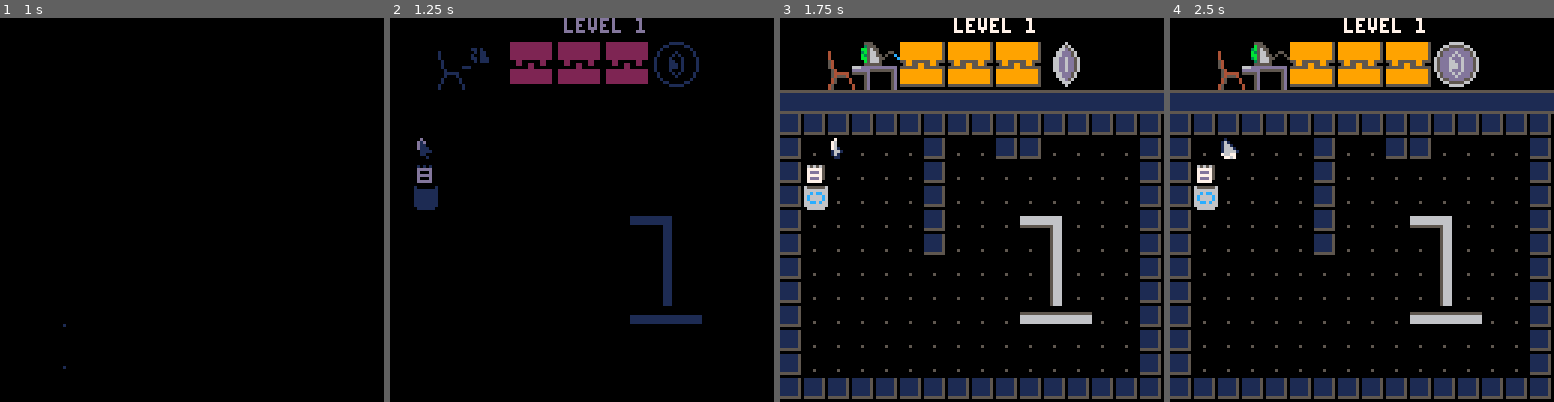
Above: before the commit, frames 1-4 (left to right).
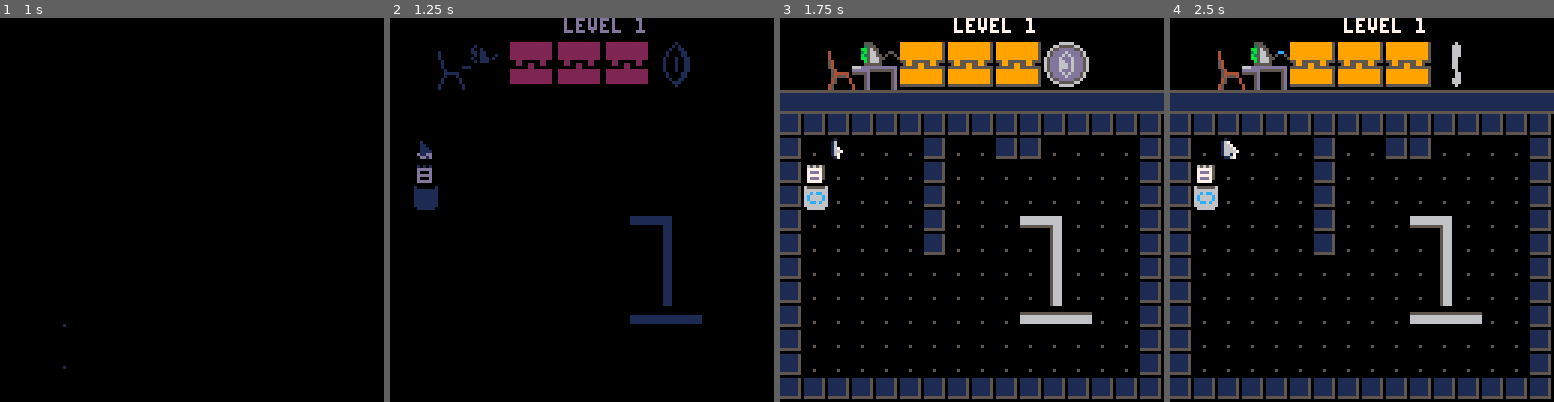
Above: after the commit, the same moments.

Repository: jacobneal65/sokovirus-pico8
Game: PICO-8 cartridge mysoko.p8
The game is run twice, just before and just after one commit, with the same random seed, the same clock (stepped at 60 frames per second) and the same inputs.
Inputs:
- Up to frame 1 (1 s): tap X (X key) at 0.33 s; tap O (Z key) at 0.7 s
- Up to frame 2 (1.25 s): tap X (X key) at 1.07 s
- Up to frame 3 (1.75 s): hold Right from 1.6 s (still down); tap O (Z key) at 1.7 s
- Up to frame 4 (2.5 s): tap X (X key) at 1.85 s; release Right at 2.1 s; tap O (Z key) at 2.1 s; hold Up 2.15-2.42 s; hold Right from 2.47 s (still down)

Frame 1 is identical in both runs. In frame 2, 0.7% of the frame differs, in the area x 7-81%, y 6-37%; in frame 3, 1.0%; in frame 4, 1.1%, in the area x 13-81%, y 6-37%.

Commit message:
fixed getframe method

Diff:
--- a/mysoko.p8
+++ b/mysoko.p8
@@ -140,7 +140,7 @@
 
 function draw_bas_ani()
 	for a in all(anims) do
-		fm=getframe(a.ani)
+		fm=getframe(a.ani,a.spd)
 		drawspr(fm,a.x,a.y,a.flp)
 	end
 end
@@ -185,7 +185,7 @@
 end
 
 function getframe(ani,spd)
-	return ani[flr(t/spd)%ani.ea+1]
+	return ani[flr(t/spd)%#ani+1]
 end
 
 function drawspr(_spr,_x,_y,_flp)
@@ -259,7 +259,7 @@
 		drawbox(b)
 	end
 	--draw player
-	drawspr(getframe(p_ani),p_x*8+p_ox,p_y*8+p_oy,p_flp)
+	drawspr(getframe(p_ani,4),p_x*8+p_ox,p_y*8+p_oy,p_flp)
 	--draw everything else in the game
 	drawgamestuff()
  	--RETURN TRANSPARENCY COLR
@@ -275,10 +275,6 @@
 		print(_t,_x+dirx[8],_y+diry[i],_c2)
 	end
 	print(_t,_x,_y,_c)
-end
-
-function getframe(ani)
-  return ani[flr(t/5)%#ani+1]
 end
 
 function rectfill2(_x,_y,_w,_h,_c)
@@ -692,7 +688,8 @@
 end
 
 function drawcursor()
-	add_ani(9,10,0,4, 8,8*(10+2*(hubsel)), false)
+	--sa,ea,delay,spd
+	add_ani(2,3,3,10, 8,8*(10+2*(hubsel)), false)
 	draw_bas_ani()
 	drawgrids()
 end
@@ -827,168 +824,168 @@
 
 
 __gff__
-0000000000000000000000000000000000000000000000000000000000000000000001000000000000000000000000000000000000000000000000000000000000000000000000000000000000000000000000000000000000000000000000000000000000000000000000000000000000000000000000000000000000000000
+0000000000000000000000000000000001000000000000000000000000000000000000000000000000000000000000000000000000000000000000000000000000000000000000000000000000000000000000000000000000000000000000000000000000000000000000000000000000000000000000000000000000000000
 0000000000000000000000000000000000000000000000000000000000000000000000000000000000000000000000000000000000000000000000000000000000000000000000000000000000000000000000000000000000000000000000000000000000000000000000000000000000000000000000000000000000000000
 __map__
 0000000000000000000000000000000000000000000000000000000000000000000000000000000000000000000000000000000000000000000000000000000000000000000000000000000000000000000000000000000000000000000000000000000000000000000000000000000000000000000000000000000000000000
 0000000000000000000000000000000000000000000000000000000000000000000000000000000000000000000000000000000000000000000000000000000000000000000000000000000000000000000000000000000000000000000000000000000000000000000000000000000000000000000000000000000000000000
 0000000000000000000000000000000000000000000000000000000000000000000000000000000000000000000000000000000000000000000000000000000000000000000000000000000000000000000000000000000000000000000000000000000000000000000000000000000000000000000000000000000000000000
 0000000000000000000000000000000000000000000000000000000000000000000000000000000000000000000000000000000000000000000000000000000000000000000000000000000000000000000000000000000000000000000000000000000000000000000000000000000000000000000000000000000000000000
-1718181818181818181818181818181900222222222222222222222222222222220022222222222222222222222222222222002222222222222222222222222222222200222222222222222222222222222222220022222222222222222222222222222222002222222222222222222222222222222200000000000000000000
-2700000000000000000000000000002900220101010101220101222201010101220022010101010122010122222201010122002201010101012201220101010101012200220101010101220122010101010101220022010101010122010122220101010122002201010101012201012222222222222200000000000000000000
-2700000000000000000000000000002900224201010101220101010101010101220022420101010122010101010101010122002242010101012201010101010101012200224201010101220101010101010101220022420101010122010101010101010122002242010101012201010101010122012200000000000000000000
-2700000000000000000000000000002900225201010101220101010101010101220022520101010122010101010101010122002252010101012201010101010101012200225201010101220101010101010101220022520101010122010101010101010122002252010101012201010101010101012200000000000000000000
-271b1b1b1b1b1b1b1b1b1b1b1b1b1b2900220101010101220101011819010101220022010101010122010101010101010122002201010101012201010101010101012200220101010101220101010101010101220022010101010122010101010101010122002201010101012201010101010101012200000000000000000000
-2700000000000000000000000000002900220101010101220101010129010101220022010101010122010118181801010122002201010101012201181829010101012200220101010101220101270101270101220022010101010122010118181818010122002201010101012201012901010101012200000000000000000000
-2700620000000000000000000000002900220101010101010101010129010101220022010101010101010101012901010122002201010101010101010129010101012200220101010101010101270101270101220022010101010101010127010101010122002201010101010101012701010101012200000000000000000000
-2700000000000000000000000000002900220101010101010101010129010101220022010101010101010118182901010122002201010101010101181829010101012200220101010101010101181818270101220022010101010101010127181818010122002201010101010101012718180101012200000000000000000000
-2700610000000000000000000000002900220101010101010101013838380101220022010101010101010129010101010122002201010101010101010129010101012200220101010101010101010101270101220022010101010101010101010127010122002201010101010101012701290101012200000000000000000000
-2700000000000000000000000000002900220101010101010101010101010101220022010101010101010129181801010122002201010101010101181829010101012200220101010101010101010101270101220022010101010101010101181827010122002201010101010101012738380101012200000000000000000000
-2700600000000000000000000000002900220101010101010101010101010101220022010101010101010101010101010122002201010101010101010101010101012200220101010101010101010101010101220022010101010101010101010101010122002201010101010101010101010101012200000000000000000000
-3738383838383838383838383838383900222222222222222222222222222222220022222222222222222222222222222222002222222222222222222222222222222200222222222222222222222222222222220022222222222222222222222222222222002222222222222222222222222222222200000000000000000000
+1718181818181818181818181818181900101010101010101010101010101010100010101010101010101010101010101010001010101010101010101010101010101000101010101010101010101010101010100010101010101010101010101010101010001010101010101010101010101010101000000000000000000000
+2700000000000000000000000000002900100101010101100101101001010101100010010101010110010110101001010110001001010101011001100101010101011000100101010101100110010101010101100010010101010110010110100101010110001001010101011001011010101010101000000000000000000000
+2700000000000000000000000000002900104201010101100101010101010101100010420101010110010101010101010110001042010101011001010101010101011000104201010101100101010101010101100010420101010110010101010101010110001042010101011001010101010110011000000000000000000000
+2700000000000000000000000000002900105201010101100101010101010101100010520101010110010101010101010110001052010101011001010101010101011000105201010101100101010101010101100010520101010110010101010101010110001052010101011001010101010101011000000000000000000000
+2704040404040404040404040404042900100101010101100101011819010101100010010101010110010101010101010110001001010101011001010101010101011000100101010101100101010101010101100010010101010110010101010101010110001001010101011001010101010101011000000000000000000000
+2700000000000000000000000000002900100101010101100101010129010101100010010101010110010118181801010110001001010101011001181829010101011000100101010101100101270101270101100010010101010110010118181818010110001001010101011001012901010101011000000000000000000000
+2700620000000000000000000000002900100101010101010101010129010101100010010101010101010101012901010110001001010101010101010129010101011000100101010101010101270101270101100010010101010101010127010101010110001001010101010101012701010101011000000000000000000000
+2700000000000000000000000000002900100101010101010101010129010101100010010101010101010118182901010110001001010101010101181829010101011000100101010101010101181818270101100010010101010101010127181818010110001001010101010101012718180101011000000000000000000000
+2700610000000000000000000000002900100101010101010101013838380101100010010101010101010129010101010110001001010101010101010129010101011000100101010101010101010101270101100010010101010101010101010127010110001001010101010101012701290101011000000000000000000000
+2700000000000000000000000000002900100101010101010101010101010101100010010101010101010129181801010110001001010101010101181829010101011000100101010101010101010101270101100010010101010101010101181827010110001001010101010101012738380101011000000000000000000000
+2700600000000000000000000000002900100101010101010101010101010101100010010101010101010101010101010110001001010101010101010101010101011000100101010101010101010101010101100010010101010101010101010101010110001001010101010101010101010101011000000000000000000000
+3738383838383838383838383838383900101010101010101010101010101010100010101010101010101010101010101010001010101010101010101010101010101000101010101010101010101010101010100010101010101010101010101010101010001010101010101010101010101010101000000000000000000000
 0000000000000000000000000000000000000000000000000000000000000000000000000000000000000000000000000000000000000000000000000000000000000000000000000000000000000000000000000000000000000000000000000000000000000000000000000000000000000000000000000000000000000000
 0000000000000000000000000000000000000000000000000000000000000000000000000000000000000000000000000000000000000000000000000000000000000000000000000000000000000000000000000000000000000000000000000000000000000000000000000000000000000000000000000000000000000000
 0000000000000000000000000000000000000000000000000000000000000000000000000000000000000000000000000000000000000000000000000000000000000000000000000000000000000000000000000000000000000000000000000000000000000000000000000000000000000000000000000000000000000000
 0000000000000000000000000000000000000000000000000000000000000000000000000000000000000000000000000000000000000000000000000000000000000000000000000000000000000000000000000000000000000000000000000000000000000000000000000000000000000000000000000000000000000000
-2222222222222222222222222222222200222222222222222222222222222222220022222222222222222222222222222222002222222222222222222222222222222200222222222222222222222222222222220023232323232323232323232323232323001718181818181818181818181818181900000000000000000000
-2201010101012201220101010122012200220101010101220122010101010101220022010101010122010122220101010122002201010101012201010101010101012200220101010101220122010101010101220023010101010123010123230101010123002709000000000000000000000000002900000000000000000000
-2242010101012201222222222222012200224201010101220101010101010101220022420101010122010101010101010122002242010101012201010101010101012200224201010101220101010101010101220023420101010123010101010101010123002700000000000000000000000000002900000000000000000000
-2252010101012201010101010101012200225201010101220101010101010101220022520101010122010101010101010122002252010101012201010101010101012200225201010101220101010101010101220023520101010123010101010101010123002700000000000000000000000000002900000000000000000000
-2201010101012201010101010101012200220101010101220101010101010101220022010101010122010101010101010122002201010101012201010101010101012200220101010101220101010101010101220023010101010123010101010101010123002700000000000000000000000000002900000000000000000000
-2201010101010101010101010101012200220101010101220101018401010101220022010101010122010101010101010122002201010101012201010101010101012200220101010101220101010101010101220023010101010123010101010101010123002700000000000000000000000000002900000000000000000000
-2201010101010101181818190101012200220101010101010101010101010101220022010101010101010101850101010122002201010101018801010101010101012200220101010101010101890101010101220023010101010101018989010101010123002700000000000000000000000000002900000000000000000000
-2201010101010101010101290101012200220101010101010101010101010101220022010101010101010101010101010122002201010101010101010101010101012200220101010101010101010101010101220023010101010101010189010101010123002700000000000000000000000000002900000000000000000000
-2201010101010101010101290101012200220101010101010101010101010101220022010101010101010101010101010122002201010101010101010101010101012200220101010101010101010101010101220023010101010101010189010101010123002700000000000000000000000000002900000000000000000000
-2201010101010101010101290101012200220101010101010101010101010101220022010101010101010101010101010122002201010101010101010101010101012200220101010101010101010101010101220023010101010101010101010101010123002700000000000000000000000000002900000000000000000000
-2201010101010101010101010101012200220101010101010101010101010101220022010101010101010101010101010122002201010101010101010101010101012200220101010101010101010101010101220023010101010101010101010101010123002700000000000000000000000000002900000000000000000000
-2222222222222222222222222222222200222222222222222222222222222222220022222222222222222222222222222222002222222222222222222222222222222200222222222222222222222222222222220023232323232323232323232323232323003738383838383838383838383838383900000000000000000000
-…(130 lines of a section not shown)…
+1010101010101010101010101010101000101010101010101010101010101010100010101010101010101010101010101010001010101010101010101010101010101000101010101010101010101010101010100010101010101010101010101010101010001718181818181818181818181818181900000000000000000000
+1001010101011001100101010110011000100101010101100110010101010101100010010101010110010110100101010110001001010101011001010101010101011000100101010101100110010101010101100010010101010110010110100101010110002709000000000000000000000000002900000000000000000000
+1042010101011001101010101010011000104201010101100101010101010101100010420101010110010101010101010110001042010101011001010101010101011000104201010101100101010101010101100010420101010110010101010101010110002700000000000000000000000000002900000000000000000000
+1052010101011001010101010101011000105201010101100101010101010101100010520101010110010101010101010110001052010101011001010101010101011000105201010101100101010101010101100010520101010110010101010101010110002700000000000000000000000000002900000000000000000000
+1001010101011001010101010101011000100101010101100101010101010101100010010101010110010101010101010110001001010101011001010101010101011000100101010101100101010101010101100010010101010110010101010101010110002700000000000000000000000000002900000000000000000000
+1001010101010101010101010101011000100101010101100101018401010101100010010101010110010101010101010110001001010101011001010101010101011000100101010101100101010101010101100010010101010110010101010101010110002700000000000000000000000000002900000000000000000000
+1001010101010101181818190101011000100101010101010101010101010101100010010101010101010101850101010110001001010101018801010101010101011000100101010101010101890101010101100010010101010101018989010101010110002700000000000000000000000000002900000000000000000000
+1001010101010101010101290101011000100101010101010101010101010101100010010101010101010101010101010110001001010101010101010101010101011000100101010101010101010101010101100010010101010101010189010101010110002700000000000000000000000000002900000000000000000000
+1001010101010101010101290101011000100101010101010101010101010101100010010101010101010101010101010110001001010101010101010101010101011000100101010101010101010101010101100010010101010101010189010101010110002700000000000000000000000000002900000000000000000000
+1001010101010101010101290101011000100101010101010101010101010101100010010101010101010101010101010110001001010101010101010101010101011000100101010101010101010101010101100010010101010101010101010101010110002700000000000000000000000000002900000000000000000000
+1001010101010101010101010101011000100101010101010101010101010101100010010101010101010101010101010110001001010101010101010101010101011000100101010101010101010101010101100010010101010101010101010101010110002700000000000000000000000000002900000000000000000000
+1010101010101010101010101010101000101010101010101010101010101010100010101010101010101010101010101010001010101010101010101010101010101000101010101010101010101010101010100010101010101010101010101010101010003738383838383838383838383838383900000000000000000000
+…(130 lines of a section not shown)…
Not shown, changed: 25 lines of the sprite sheet (__gfx__) section of mysoko.p8
